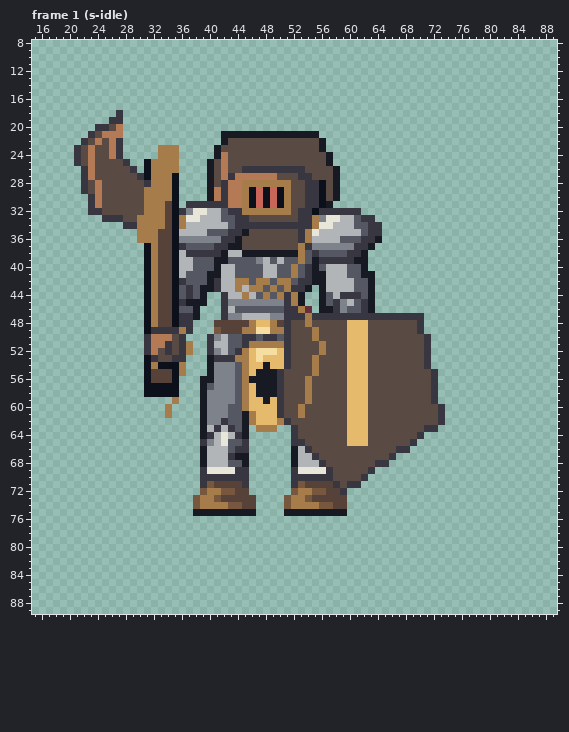
Two states of a pixel-art file, art/enemy-forge-4.aseprite. Above: the version before the commit.
96x96 pixels, 128 frames. Colours within 5 levels of each other are drawn and written as one. Shown: frame 1 (s-idle): x 15..89, y 8..89. The commit also changed other frames, which this record leaves out.
The result:
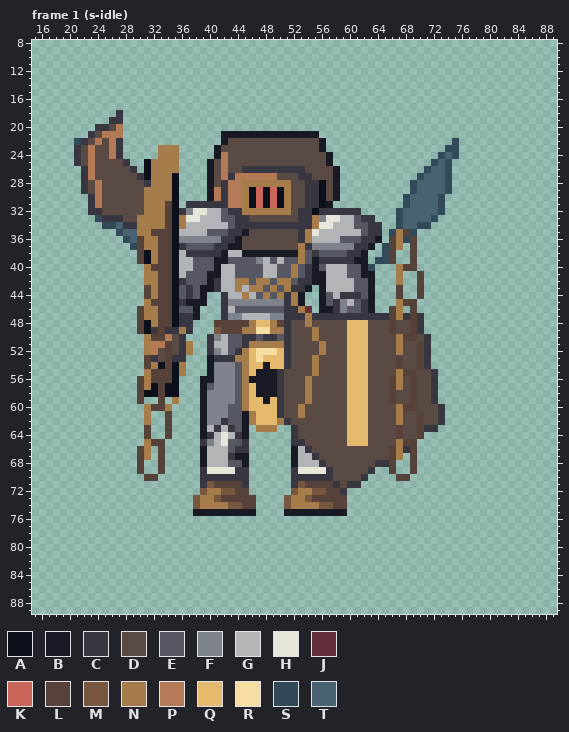
Palette (. is transparent): A #0b101b  B #171923  C #383640  D #5a4a44  E #555862  F #7e838b  G #b1b5b7  H #e7e6d8  J #652e3b  K #ca6559  L #57423a  M #77573d  N #a77c4b  P #b47a55  Q #e6ba6d  R #f6dda0  S #314958  T #486271
Diff:
Frame 1 (s-idle), layer "ink":
The edit adds colour L in row 35 at x 68; in row 36 at x 66 and 69; in rows 37 to 39 at x 30, 66 and 69; in row 40 at x 68 to 69; in rows 41 to 42 at x 70; in rows 43 to 44 at x 67 and 70.
The edit adds colour L in row 45 at x 68 to 69; in row 46 at x 30, 66 and 69; in rows 47 to 49 at x 30; in rows 56 to 58 at x 30; in row 59 at x 30 and 33; in row 60 at x 32 to 33.
The edit adds colour L in row 62 at x 34; in rows 63 to 64 at x 31 and 34; in row 65 at x 32 to 33; in rows 66 to 67 at x 30, 33 and 69; in rows 68 to 69 at x 30, 33, 66 and 69; in row 70 at x 31 to 32 and 67 to 68.
Colour A gives way to colour L in rows 43 to 44 at x 31; in row 53 at x 31; in row 54 at x 31 and 34; in rows 57 to 58 at x 33.
Colour C gives way to colour L in row 47 at x 66 and 69; in row 49 at x 33; in rows 51 to 52 at x 34; in row 64 at x 70; in row 65 at x 69; in row 67 at x 66.
Colour D gives way to colour L in rows 48 to 49 at x 66 and 69; in row 50 at x 68 to 69; in rows 51 to 52 at x 70; in row 53 at x 34, 67 and 70; in row 54 at x 67 and 70; in row 55 at x 68 to 69.
Colour D gives way to colour L in rows 56 to 59 at x 66 and 69; in row 60 at x 68 to 69; in rows 61 to 62 at x 70; in row 63 at x 67 and 70; in row 64 at x 67; in row 65 at x 68.
Colour D gives way to colour L in row 66 at x 66.
Colour N gives way to colour L in row 35 at x 32; in row 36 at x 30; in row 40 at x 32; in row 45 at x 32; in row 61 at x 34.
Colour P gives way to colour L in row 50 at x 32 to 33.
The edit adds colour N in rows 35 to 37 at x 67; in rows 40 to 42 at x 67; in rows 45 to 46 at x 67; in rows 60 to 62 at x 31; in rows 65 to 66 at x 31; in row 67 at x 31 and 67.
Colour A gives way to colour N in row 37 at x 31; in rows 40 to 42 at x 31; in rows 45 to 47 at x 31; in rows 55 to 57 at x 31.
Colour C gives way to colour N in row 47 at x 67; in rows 50 to 52 at x 31; in row 66 at x 67.
Colour D gives way to colour N in rows 50 to 52 at x 67; in rows 55 to 57 at x 67; in rows 60 to 62 at x 67; in row 65 at x 67.
The edit adds colour S in row 22 at x 21 and 75; in row 23 at x 74 to 75; in row 24 at x 73 and 75; in row 25 at x 72 and 74; in row 26 at x 71 and 74; in row 27 at x 70 and 74.
The edit adds colour S in rows 28 to 29 at x 69 and 74; in rows 30 to 31 at x 68 and 73; in row 32 at x 67 and 73; in row 33 at x 24, 67 and 72; in row 34 at x 25 to 26, 67 and 70 to 71; in row 35 at x 27, 66 and 69.
The edit adds colour S in row 36 at x 28 and 68; in row 37 at x 29 and 65; in row 38 at x 65; in row 39 at x 64 to 65; in row 40 at x 63.
The edit adds colour T in row 24 at x 74; in row 25 at x 73; in row 26 at x 72 to 73; in row 27 at x 71 to 73; in rows 28 to 29 at x 70 to 73; in rows 30 to 31 at x 69 to 72.
The edit adds colour T in row 32 at x 68 to 72; in row 33 at x 68 to 71; in row 34 at x 27 and 68 to 69; in row 35 at x 28 to 29; in row 36 at x 29.
Changed places in both pictures, as pixel boxes (x1, y1, x2, y2):
added: (74, 138, 81, 145)
changed: (368, 138, 459, 481)
changed: (95, 215, 172, 481)
